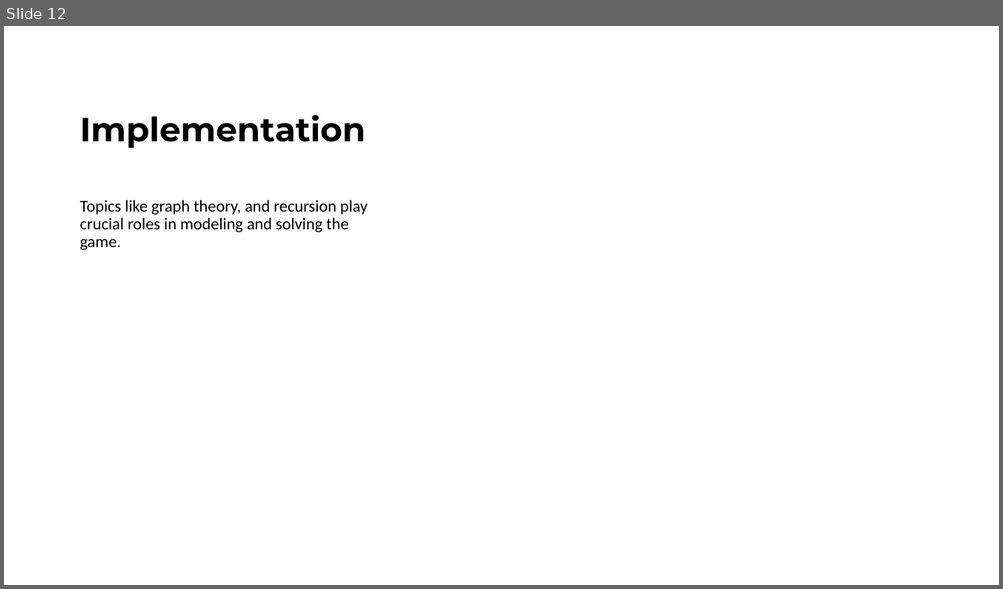
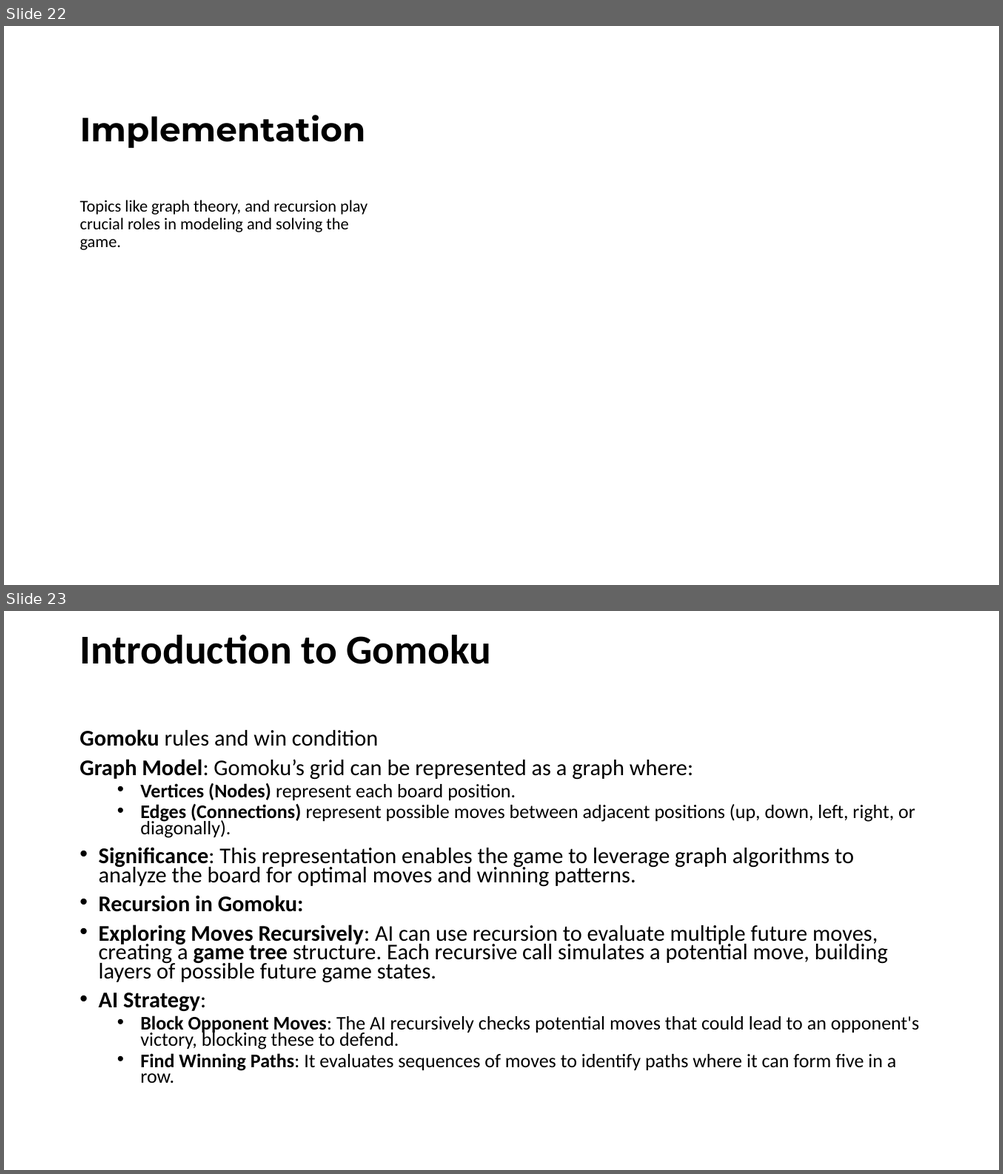
Before and after one commit to ibmbt/group5_graphtheory, a slide deck: group5_graphtheory.pptx. Shown one above the other, each under a label of ours: slide 12 before the commit, slides 22 and 23 after it. The pictures are 1003x589 and 1003x1174 pixels, drawn with LibreOffice and Linux fonts; fonts in the diff are those of the drawing. Boxes give left, top, right and bottom in pixels: in the first picture for what was removed or moved away, otherwise in the second. Text is boxed around its words. In the diff, an @@ line names an element or a change of style, - is before the commit and + after.

```diff
--- a/group5_graphtheory.pptx
+++ b/group5_graphtheory.pptx
@@ slide 23 added at box(4, 611, 999, 1170), background #FFFFFF @@
@@ title added at box(79, 635, 491, 664), 39.6 pt, text #000000, bold @@
+Introduction to Gomoku
@@ text added at box(79, 729, 919, 1083), 21.7 pt, text #000000 @@
+Gomoku rules and win condition
+Graph Model: Gomoku’s grid can be represented as a graph where:
+  • Vertices (Nodes) represent each board position.
+  • Edges (Connections) represent possible moves between adjacent positions (up, down, left, right, or diagonally).
+• Significance: This representation enables the game to leverage graph algorithms to analyze the board for optimal moves and winning patterns.
+• Recursion in Gomoku:
+• Exploring Moves Recursively: AI can use recursion to evaluate multiple future moves, creating a game tree structure. Each recursive call simulates a potential move, building layers of possible future game states.
+• AI Strategy:
+  • Block Opponent Moves: The AI recursively checks potential moves that could lead to an opponent's victory, blocking these to defend.
+  • Find Winning Paths: It evaluates sequences of moves to identify paths where it can form five in a row.
@@ what was slide 12 is now slide 22 @@
```
Also in this commit, not shown: 2 slides changed, 1 other slide added, 2 slides removed, 4 other files.
